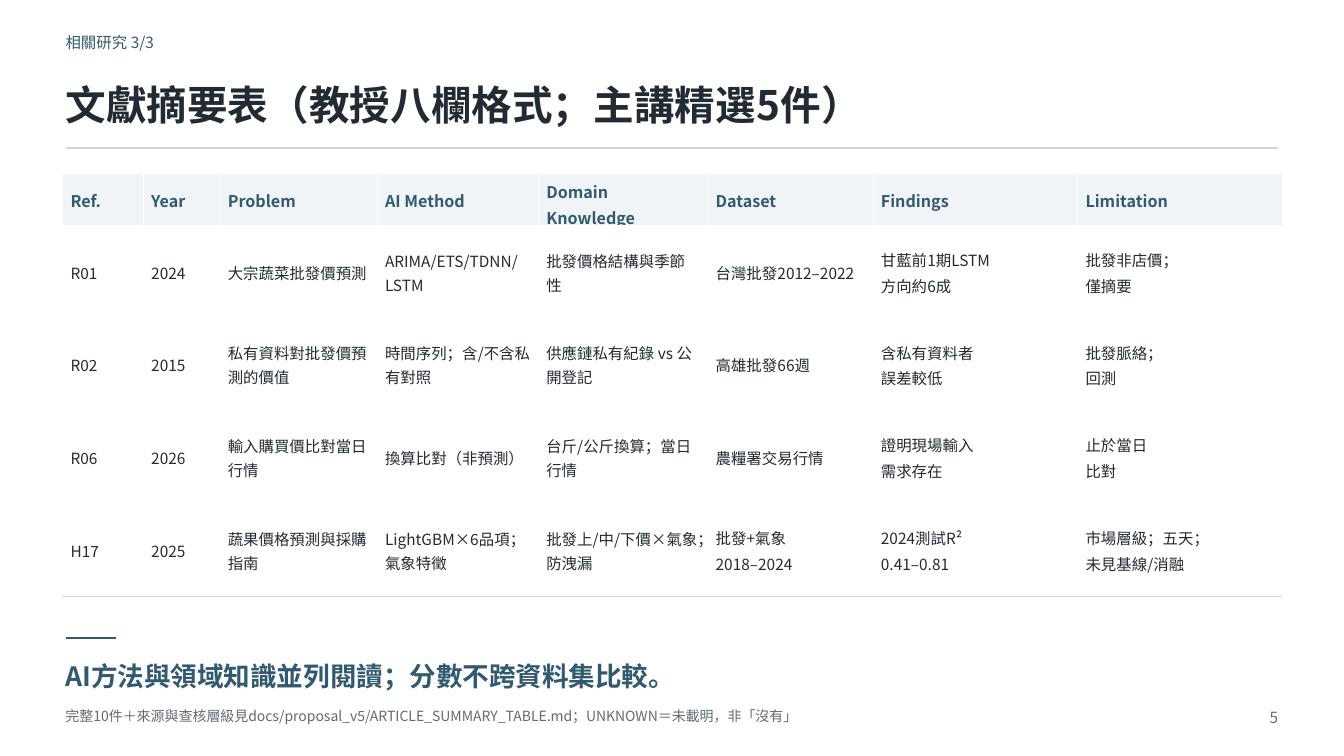
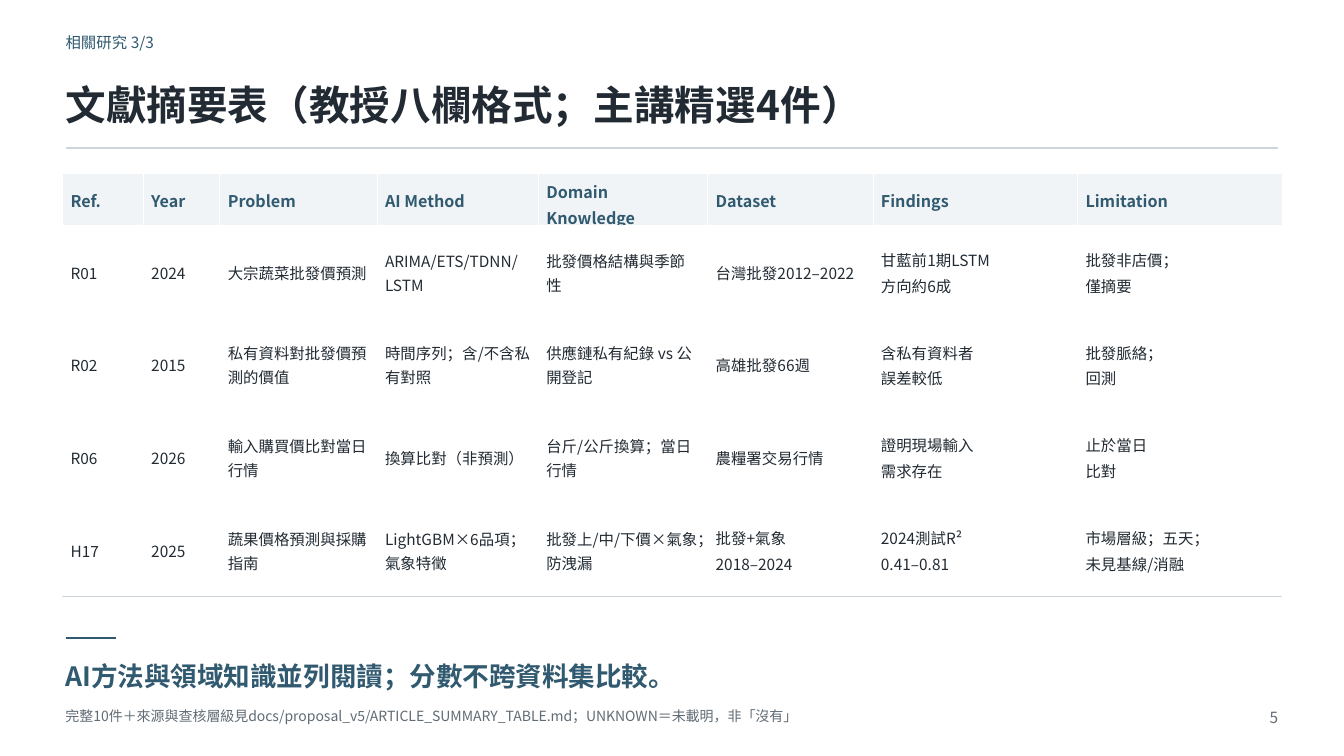
Before and after one commit to prometheans152/FreshMarketPriceForecastAgent, a slide deck: slide 5 of slides/proposal_v7/FMPA_Proposal_v7.pptx. Drawn at 1344x756 pixels with LibreOffice and Linux fonts; fonts in the diff are those of the drawing. Boxes give left, top, right and bottom in pixels: in the first picture for what was removed or moved away, otherwise in the second. Text is boxed around its words. In the diff, an @@ line names an element or a change of style, - is before the commit and + after.

```diff
--- a/slides/proposal_v7/FMPA_Proposal_v7.pptx
+++ b/slides/proposal_v7/FMPA_Proposal_v7.pptx
@@ text at box(65, 85, 861, 127): text changed @@
-文獻摘要表（教授八欄格式；主講精選5件）
+文獻摘要表（教授八欄格式；主講精選4件）
```
Also in this commit, not shown: 6 other files.
